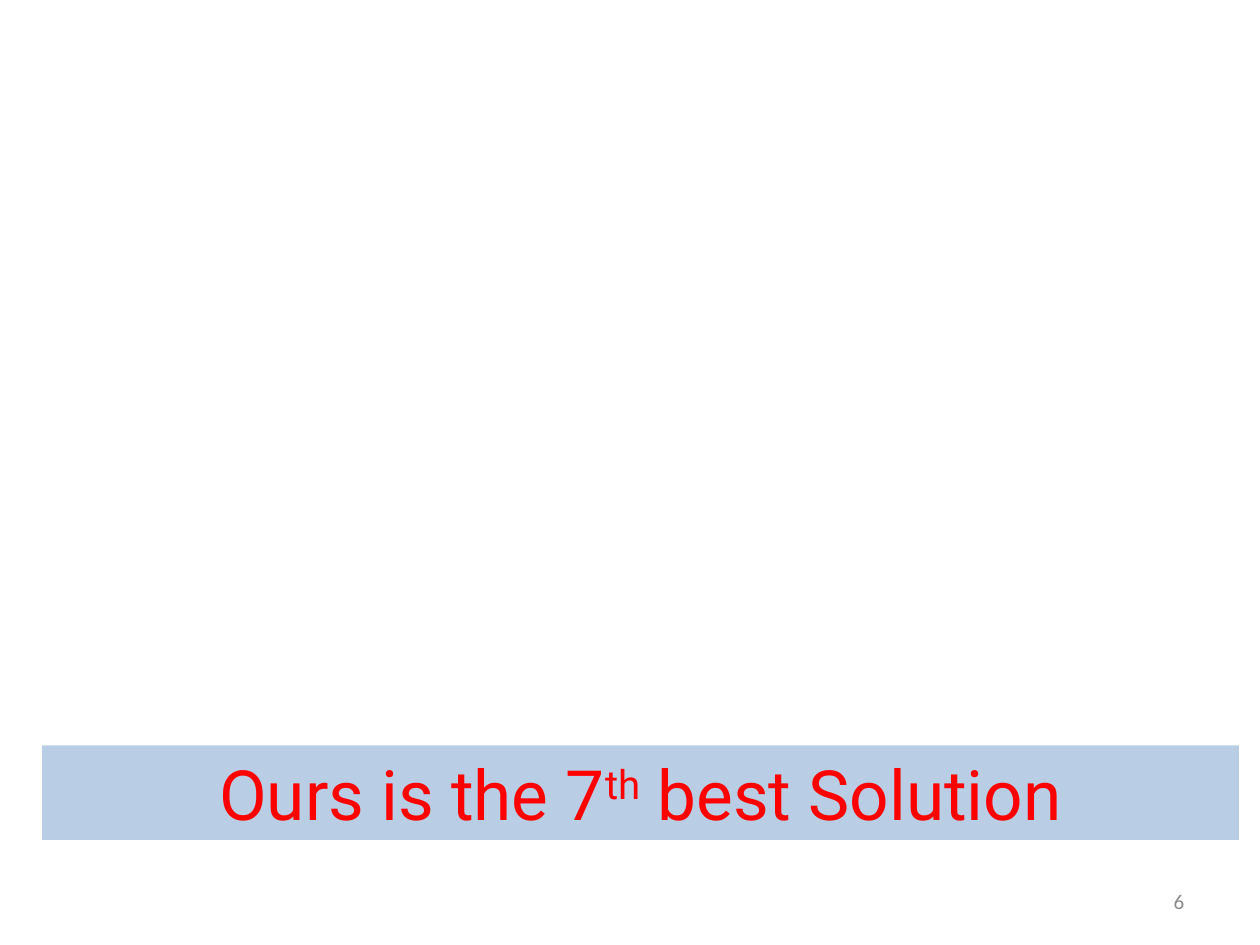
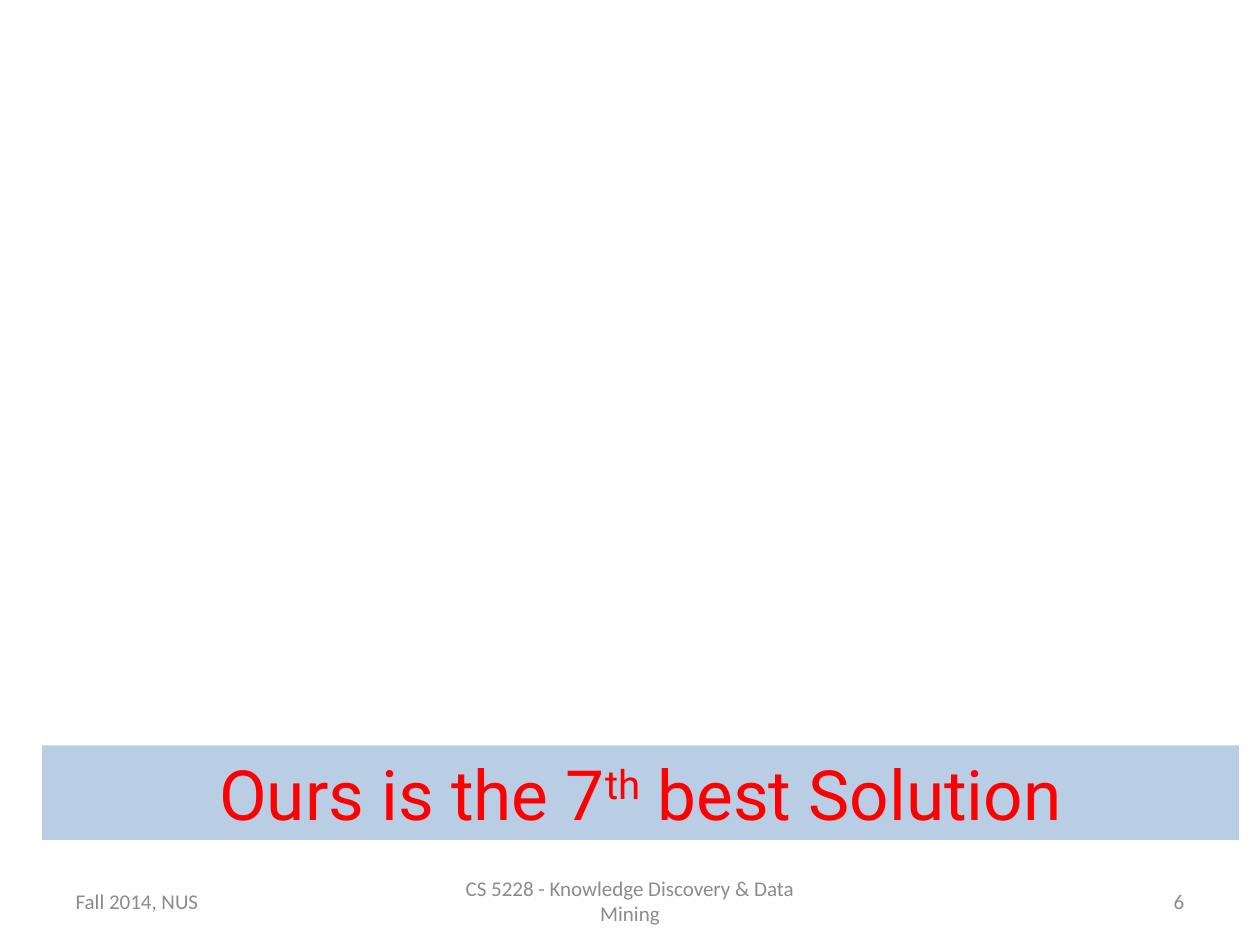
Before and after one commit to raymondhs/Panda-Delights, a slide deck: slide 6 of doc/2014_Nov_04.pptx. Drawn at 1260x945 pixels with LibreOffice and Linux fonts; fonts in the diff are those of the drawing; background and template pictures are left out. Boxes give left, top, right and bottom in pixels: in the first picture for what was removed or moved away, otherwise in the second. Text is boxed around its words. In the diff, an @@ line names an element or a change of style, - is before the commit and + after.

```diff
--- a/doc/2014_Nov_04.pptx
+++ b/doc/2014_Nov_04.pptx
@@ text added at bbox=[76, 894, 198, 912], 12 pt, text #8C8C8C @@
+Fall 2014, NUS
@@ text added at bbox=[466, 881, 794, 925], 12 pt, text #8C8C8C @@
+CS 5228 - Knowledge Discovery & Data Mining
```
Also in this commit, not shown: 26 other slides changed.
